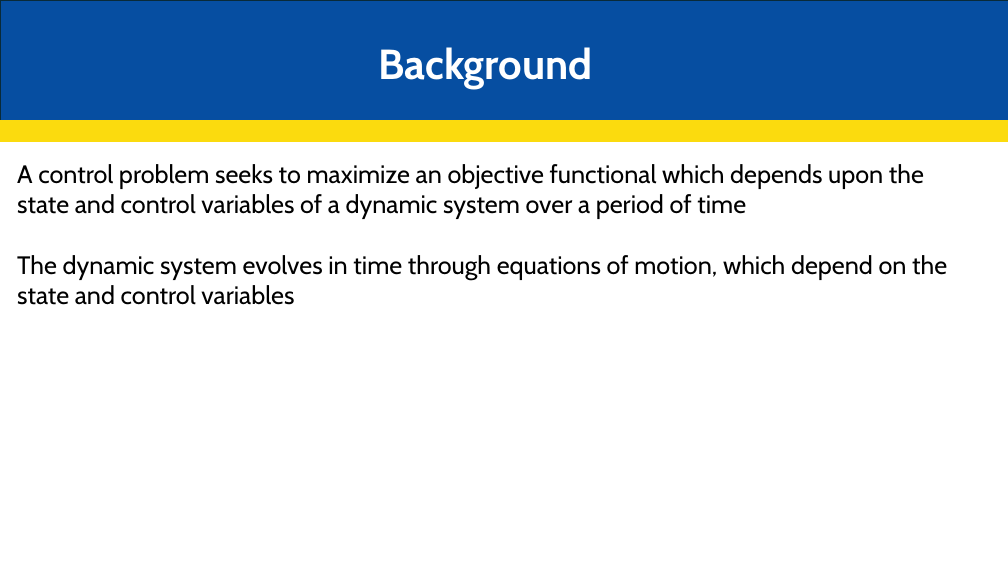
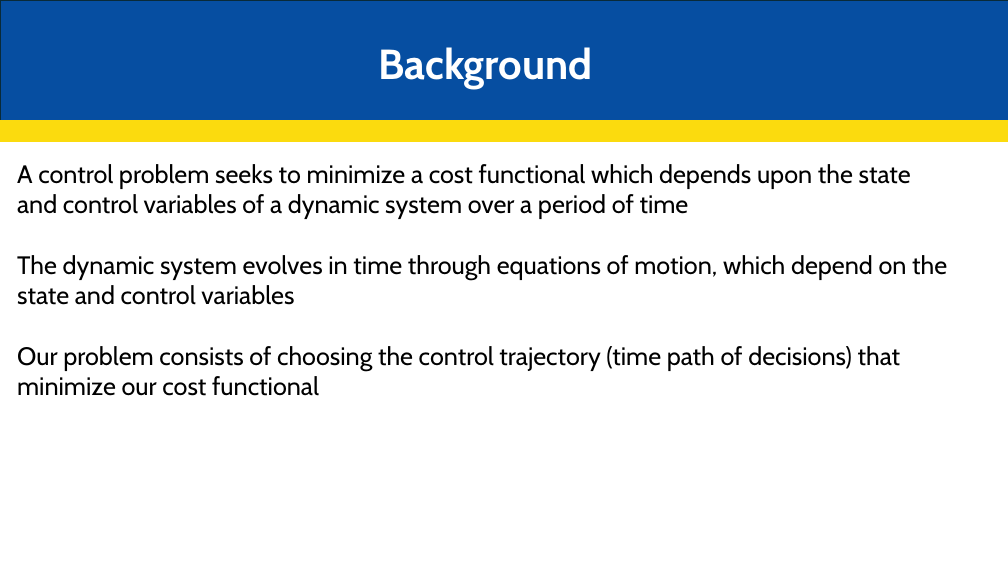
Before and after one commit to JakeCisc210/Candidacy, a slide deck: slide 2 of Reading Course/Presentations/Control Theory.pptx. Drawn at 1008x567 pixels with LibreOffice and Linux fonts; fonts in the diff are those of the drawing. Boxes give left, top, right and bottom in pixels: in the first picture for what was removed or moved away, otherwise in the second. Text is boxed around its words. In the diff, an @@ line names an element or a change of style, - is before the commit and + after.

Commit message:
Control Theory PPT

```diff
--- a/Reading Course/Presentations/Control Theory.pptx
+++ b/Reading Course/Presentations/Control Theory.pptx
@@ text at (17, 164, 911, 219): text changed @@
-  A control problem seeks to maximize an objective functional which depends upon the state and control variables of a dynamic system over a period of time
+  A control problem seeks to minimize a cost functional which depends upon the state and control variables of a dynamic system over a period of time
@@ text at (17, 346, 901, 396): paragraph added @@
+  Our problem consists of choosing the control trajectory (time path of decisions) that minimize our cost functional
```
Also in this commit, not shown: 2 other slides changed, 3 slides added.
